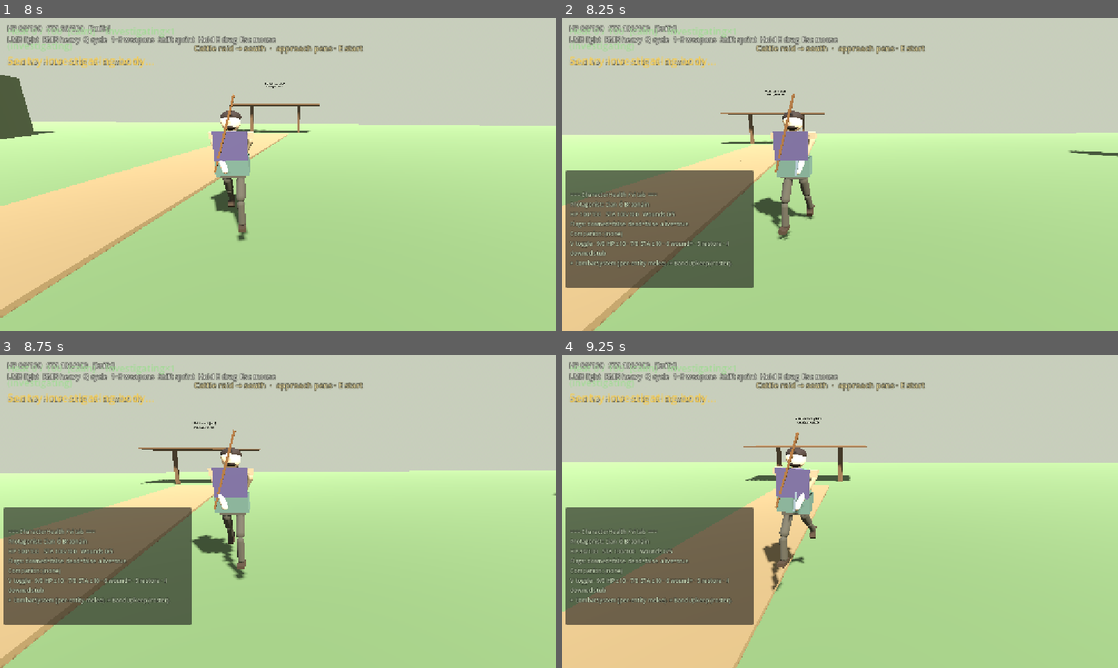
Above: before the commit, frames 1-4 (two rows, left to right).
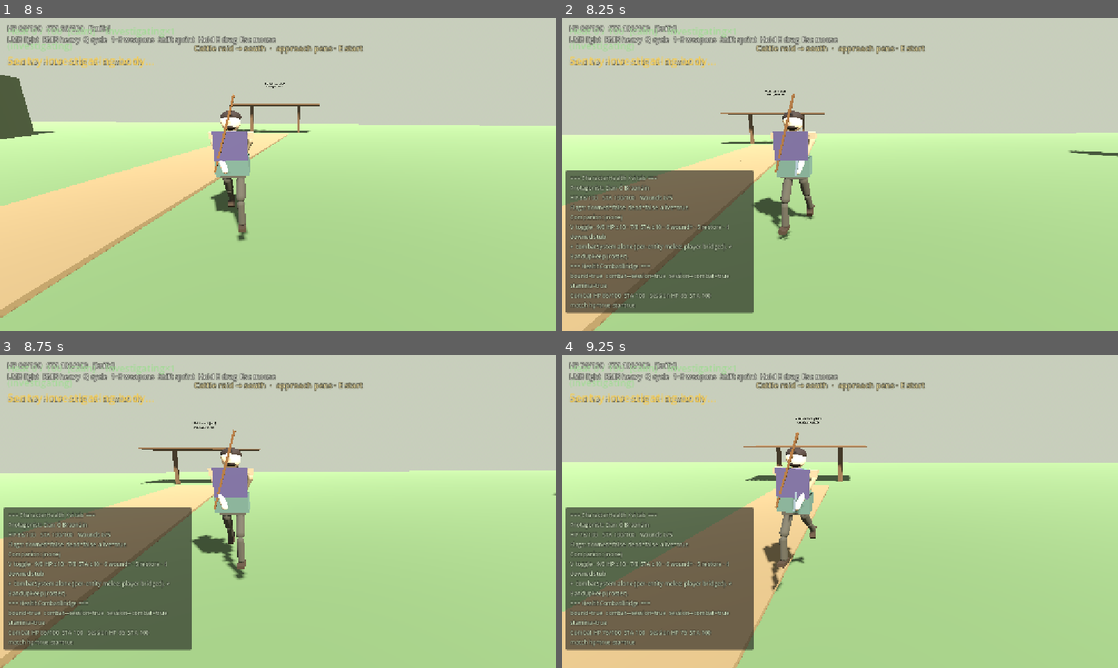
Above: after the commit, the same moments.

Repository: fortins4/devPlayground
Game: Godot game, scene res://scenes/main/main.tscn
Two runs of this game, one before a commit and one after it. Both use one fixed random seed, a clock stepped at 60 frames per second and the inputs below.
Inputs (mouse positions are in pixels of both pictures, inside the frame that each line leads up to):
- Up to frame 1 (8 s): tap Enter at 0.5 s; move the mouse to (305, 174) at 0.52 s; hold Right mouse button (attack_heavy) 0.53-1.28 s; hold W (move_forward) 0.53-5.78 s; click (305, 174) at 0.67 s; tap Space (jump) at 0.77, 1.52, 3.02, 3.77, 4.52, 6.02, 6.77, 7.52 s; move the mouse to (250, 174) at 1.27 s; click (250, 174) at 1.35 s; move the mouse to (289, 168) at 2.02 s; hold H (band_toggle) 2.03-2.78 s; move the mouse to (272, 180) at 2.77 s; tap Ctrl (crouch) at 2.85 s; click (272, 180) at 2.92 s; move the mouse to (316, 177) at 3.52 s; hold Q (cycle_weapon) 3.53-4.28 s; move the mouse to (233, 171) at 4.27 s; tap E (interact) at 4.35 s; move the mouse to (283, 174) at 5.02 s; hold Shift (sprint) 5.03-5.78 s; click (283, 174) at 5.17 s; move the mouse to (255, 168) at 5.77 s; hold D (move_right) 5.78-6.53 s; tap 3 (weapon_goad) at 5.85 s; move the mouse to (305, 174) at 6.52 s; hold 1 (weapon_hatchet) 6.53-7.28 s; hold W (move_forward) from 6.53 s (still down); move the mouse to (250, 174) at 7.27 s; tap 2 (weapon_knife) at 7.35 s; click (250, 174) at 7.42 s
- Up to frame 2 (8.25 s): keep holding W (move_forward); move the mouse to (851, 168) at 8.02 s; tap V at 8.1 s
- Up to frame 3 (8.75 s): keep holding W (move_forward)
- Up to frame 4 (9.25 s): move the mouse to (834, 517) at 8.77 s; release W (move_forward) at 8.78 s; hold A (move_left) from 8.78 s (still down); tap 9 at 8.85 s; tap Space (jump) at 9.02 s

Frame 1 is identical in both runs. In frame 2, 5.2% of the frame differs, in the area x 0-35%, y 50-95%; in frame 3, 5.1%; in frame 4, 5.1%.

Commit message:
feat(health): bridge CharacterHealth ↔ player CombatSystem
Add HealthCombatBridge (player-only) so melee damage/heals on the
player CombatSystem mirror into the CharacterHealth session autoload
(and optionally reverse for V-panel / heals). NPCs keep independent
CombatSystem vitals. Document API + F5 probe path; headless probe tool.

Diff:
--- a/scenes/characters/player/player.tscn
+++ b/scenes/characters/player/player.tscn
@@ -1,7 +1,8 @@
-[gd_scene load_steps=12 format=3 uid="uid://bq8riochtplayer01"]
+[gd_scene load_steps=13 format=3 uid="uid://bq8riochtplayer01"]
 
 [ext_resource type="Script" path="res://scripts/characters/player/player_controller.gd" id="1_player"]
 [ext_resource type="Script" path="res://systems/combat/combat_system.gd" id="2_combat"]
+[ext_resource type="Script" path="res://systems/health/health_combat_bridge.gd" id="4_bridge"]
 [ext_resource type="Script" path="res://scripts/characters/shared/kerne_locomotion.gd" id="3_loco"]
 
 [sub_resource type="CapsuleShape3D" id="CapsuleShape3D_body"]
@@ -91,6 +92,10 @@
 starting_weapon = 0
 enable_block = false
 
+[node name="HealthCombatBridge" type="Node" parent="."]
+script = ExtResource("4_bridge")
+; Player-only: mirrors CombatSystem ↔ CharacterHealth. Leave off NPCs.
+
 [node name="Hitbox" type="Area3D" parent="."]
 collision_layer = 8
 collision_mask = 4
--- a/scripts/autoload/character_health.gd
+++ b/scripts/autoload/character_health.gd
@@ -348,7 +348,7 @@
 	else:
 		lines.append("Companion: (none)")
 	lines.append("V toggle · 9/0 HP ±10 · 7/8 STA ±10 · 6 wound+ · 5 restore · 4 downed stub")
-	lines.append("≠ CombatSystem (per-entity melee). ≠ BandUpkeep (roster).")
+	lines.append("≠ CombatSystem alone (per-entity melee; player bridged). ≠ BandUpkeep (roster).")
 	return "\n".join(lines)
 
 
--- a/scripts/characters/player/player_controller.gd
+++ b/scripts/characters/player/player_controller.gd
@@ -1,5 +1,6 @@
 extends CharacterBody3D
 ## Third-person controller + hatchet-first combat wiring for the greybox slice.
+## HealthCombatBridge (sibling) mirrors player CombatSystem ↔ CharacterHealth.
 ## Crouch (Ctrl / C): lower capsule + camera, slower move, quieter footprint.
 ## Locomotion: procedural kerne joints via KerneLocomotion (walk/run/sprint/crouch/idle).
 
@@ -25,6 +26,7 @@
 @onready var pivot: Node3D = $CameraPivot
 @onready var camera: Camera3D = $CameraPivot/Camera3D
 @onready var combat: CombatSystem = $CombatSystem
+@onready var health_bridge: HealthCombatBridge = $HealthCombatBridge
 @onready var collision_shape: CollisionShape3D = $CollisionShape3D
 @onready var hurtbox_shape: CollisionShape3D = $Hurtbox/CollisionShape3D
 @onready var visual: Node3D = $Visual
--- a/scripts/ui/health_debug_hud.gd
+++ b/scripts/ui/health_debug_hud.gd
@@ -131,7 +131,21 @@
 func _refresh() -> void:
 	if label == null:
 		return
+	var text := ""
 	if CharacterHealth:
-		label.text = CharacterHealth.get_debug_text()
+		text = CharacterHealth.get_debug_text()
 	else:
-		label.text = "CharacterHealth autoload missing"
+		text = "CharacterHealth autoload missing"
+	var bridge := _find_player_bridge()
+	if bridge:
+		text += "\n" + bridge.get_debug_text()
+	label.text = text
+
+
+func _find_player_bridge() -> HealthCombatBridge:
+	if not is_inside_tree():
+		return null
+	var player := get_tree().get_first_node_in_group("player")
+	if player == null:
+		return null
+	return player.get_node_or_null("HealthCombatBridge") as HealthCombatBridge
--- /dev/null
+++ b/systems/health/health_combat_bridge.gd
@@ -0,0 +1,344 @@
+class_name HealthCombatBridge
+extends Node
+## Optional glue: player CombatSystem ↔ CharacterHealth (session vitals).
+##
+## Attach on the **player only**. NPCs keep independent CombatSystem HP/STA —
+## do not add this node to dummy / sentry / band scenes.
+##
+## Default: combat melee damage/heal mirrors into CharacterHealth for HUD/feel.
+## Optional reverse sync lets CharacterHealth debug keys / heals push back into
+## the bound CombatSystem without rewriting either system.
+
+signal bound_changed(is_bound: bool)
+signal synced(direction: StringName, hp: float, stamina: float)
+
+## Empty = auto-resolve sibling/parent `CombatSystem` (player layout).
+@export var combat_path: NodePath = NodePath("")
+@export var auto_bind_on_ready: bool = true
+## CombatSystem HP/STA changes → CharacterHealth (autoload).
+@export var sync_combat_to_session: bool = true
+## CharacterHealth changes → bound CombatSystem (optional reverse).
+@export var sync_session_to_combat: bool = true
+@export var sync_stamina: bool = true
+## On bind, copy combat max/current into CharacterHealth (session seeds from greybox).
+@export var seed_session_from_combat_on_bind: bool = true
+
+var _combat: CombatSystem
+var _bound: bool = false
+## Re-entrancy guard so combat↔session mirrors do not echo forever.
+var _echo: bool = false
+
+
+func _ready() -> void:
+	if auto_bind_on_ready:
+		call_deferred("bind_from_exports")
+
+
+func _exit_tree() -> void:
+	unbind()
+
+
+func bind_from_exports() -> bool:
+	var combat := _resolve_combat()
+	if combat == null:
+		push_warning("HealthCombatBridge: no CombatSystem found to bind")
+		return false
+	return bind_player_combat(combat)
+
+
+## Bind a player (or companion) CombatSystem to the CharacterHealth session bus.
+func bind_player_combat(combat: CombatSystem) -> bool:
+	if combat == null or not is_instance_valid(combat):
+		return false
+	if _bound and _combat == combat:
+		return true
+	unbind()
+	_combat = combat
+	_connect_combat(_combat)
+	_connect_session()
+	_bound = true
+	if seed_session_from_combat_on_bind:
+		push_combat_to_session()
+	bound_changed.emit(true)
+	return true
+
+
+## Convenience: find CombatSystem under an entity (CharacterBody3D) and bind it.
+func bind_player_entity(entity: Node) -> bool:
+	if entity == null:
+		return false
+	var combat := _find_combat_under(entity)
+	return bind_player_combat(combat)
+
+
+func unbind() -> void:
+	if _combat != null and is_instance_valid(_combat):
+		_disconnect_combat(_combat)
+	_disconnect_session()
+	_combat = null
+	if _bound:
+		_bound = false
+		bound_changed.emit(false)
+
+
+func is_bound() -> bool:
+	return _bound and _combat != null and is_instance_valid(_combat)
+
+
+func get_bound_combat() -> CombatSystem:
+	return _combat if is_bound() else null
+
+
+# --- Forward helpers (gameplay / probes) ---------------------------------------
+
+## Apply damage through CombatSystem (melee path). Session mirrors via signals
+## when sync_combat_to_session is on. If unbound, forwards to CharacterHealth only.
+func apply_damage(amount: float, from: Node = null, frontal: bool = true) -> float:
+	if amount <= 0.0:
+		return 0.0
+	if is_bound():
+		return _combat.apply_damage(amount, from, frontal)
+	if CharacterHealth:
+		return -CharacterHealth.modify_hp(-amount)
+	return 0.0
+
+
+## Heal HP on both surfaces when bound (combat + session). Soft-clears combat
+## is_dead if HP rises above 0 (stub — no full revive flow).
+func apply_heal(amount: float) -> float:
+	if amount <= 0.0:
+		return 0.0
+	if not is_bound():
+		if CharacterHealth:
+			return CharacterHealth.modify_hp(amount)
+		return 0.0
+	_echo = true
+	var before := _combat.health
+	_combat.health = minf(_combat.max_health, _combat.health + amount)
+	var dealt := _combat.health - before
+	if _combat.health > 0.0 and _combat.is_dead:
+		_combat.is_dead = false
+	_combat.health_changed.emit(_combat.health, _combat.max_health)
+	if CharacterHealth and sync_combat_to_session:
+		CharacterHealth.set_hp(_combat.health)
+		if _combat.health > 0.0 and (CharacterHealth.is_downed or CharacterHealth.is_dead):
+			CharacterHealth.revive(false)
+	_echo = false
+	synced.emit(&"heal", _combat.health, _combat.stamina if sync_stamina else -1.0)
+	return dealt
+
+
+## Push current combat vitals into CharacterHealth (one-shot).
+func push_combat_to_session() -> void:
+	if not is_bound() or CharacterHealth == null:
+		return
+	_echo = true
+	if sync_combat_to_session:
+		CharacterHealth.set_max_hp(_combat.max_health, false)
+		CharacterHealth.set_hp(_combat.health)
+		if sync_stamina:
+			CharacterHealth.set_max_stamina(_combat.max_stamina, false)
+			CharacterHealth.set_stamina(_combat.stamina)
+		if _combat.is_dead or _combat.health <= 0.0:
+			CharacterHealth.set_downed(true, true)
+	_echo = false
+	synced.emit(&"combat_to_session", _combat.health, _combat.stamina)
+
+
+## Push CharacterHealth vitals into the bound CombatSystem (one-shot).
+func push_session_to_combat() -> void:
+	if not is_bound() or CharacterHealth == null:
+		return
+	_echo = true
+	if sync_session_to_combat:
+		_combat.max_health = CharacterHealth.get_max_hp()
+		_combat.health = CharacterHealth.get_hp()
+		if sync_stamina:
+			_combat.max_stamina = CharacterHealth.get_max_stamina()
+			_combat.stamina = CharacterHealth.get_stamina()
+		if CharacterHealth.get_is_dead() or CharacterHealth.get_hp() <= 0.0:
+			_combat.is_dead = true
+		elif _combat.health > 0.0:
+			_combat.is_dead = false
+		_combat.health_changed.emit(_combat.health, _combat.max_health)
+		_combat.stamina_changed.emit(_combat.stamina, _combat.max_stamina)
+	_echo = false
+	synced.emit(&"session_to_combat", _combat.health, _combat.stamina)
+
+
+# --- Debug --------------------------------------------------------------------
+
+func to_debug_dict() -> Dictionary:
+	return {
+		"bound": is_bound(),
+		"sync_combat_to_session": sync_combat_to_session,
+		"sync_session_to_combat": sync_session_to_combat,
+		"sync_stamina": sync_stamina,
+		"combat_hp": _combat.health if is_bound() else -1.0,
+		"combat_max_hp": _combat.max_health if is_bound() else -1.0,
+		"combat_sta": _combat.stamina if is_bound() else -1.0,
+		"session_hp": CharacterHealth.hp if CharacterHealth else -1.0,
+		"session_sta": CharacterHealth.stamina if CharacterHealth else -1.0,
+		"hp_match": _hp_match(),
+		"sta_match": _sta_match(),
+	}
+
+
+func get_debug_text() -> String:
+	var d := to_debug_dict()
+	var lines: PackedStringArray = PackedStringArray()
+	lines.append("=== HealthCombatBridge ===")
+	lines.append(
+		"bound=%s  combat→session=%s  session→combat=%s  stamina=%s" % [
+			str(d["bound"]),
+			str(d["sync_combat_to_session"]),
+			str(d["sync_session_to_combat"]),
+			str(d["sync_stamina"]),
+		]
+	)
+	if bool(d["bound"]):
+		lines.append(
+			"Combat HP %.0f/%.0f  STA %.0f   Session HP %.0f  STA %.0f" % [
+				float(d["combat_hp"]), float(d["combat_max_hp"]), float(d["combat_sta"]),
+				float(d["session_hp"]), float(d["session_sta"]),
+			]
+		)
+		lines.append(
+			"match hp=%s sta=%s" % [str(d["hp_match"]), str(d["sta_match"])]
+		)
+	else:
+		lines.append("(unbound — NPCs stay on CombatSystem only)")
+	return "\n".join(lines)
+
+
+# --- Internals ----------------------------------------------------------------
+
+func _resolve_combat() -> CombatSystem:
+	if combat_path != NodePath(""):
+		var node := get_node_or_null(combat_path)
+		if node is CombatSystem:
+			return node as CombatSystem
+	var parent := get_parent()
+	if parent:
+		var under := _find_combat_under(parent)
+		if under:
+			return under
+	return _find_combat_under(self)
+
+
+func _find_combat_under(node: Node) -> CombatSystem:
+	if node == null:
+		return null
+	if node is CombatSystem:
+		return node as CombatSystem
+	var child := node.get_node_or_null("CombatSystem")
+	if child is CombatSystem:
+		return child as CombatSystem
+	for c in node.get_children():
+		if c is CombatSystem:
+			return c as CombatSystem
+	return null
+
+
+func _connect_combat(combat: CombatSystem) -> void:
+	if not combat.health_changed.is_connected(_on_combat_health):
+		combat.health_changed.connect(_on_combat_health)
+	if not combat.stamina_changed.is_connected(_on_combat_stamina):
+		combat.stamina_changed.connect(_on_combat_stamina)
+	if not combat.died.is_connected(_on_combat_died):
+		combat.died.connect(_on_combat_died)
+
+
+func _disconnect_combat(combat: CombatSystem) -> void:
+	if combat.health_changed.is_connected(_on_combat_health):
+		combat.health_changed.disconnect(_on_combat_health)
+	if combat.stamina_changed.is_connected(_on_combat_stamina):
+		combat.stamina_changed.disconnect(_on_combat_stamina)
+	if combat.died.is_connected(_on_combat_died):
+		combat.died.disconnect(_on_combat_died)
+
+
+func _connect_session() -> void:
+	if CharacterHealth == null:
+		return
+	if not CharacterHealth.health_changed.is_connected(_on_session_health):
+		CharacterHealth.health_changed.connect(_on_session_health)
+	if sync_stamina and not CharacterHealth.stamina_changed.is_connected(_on_session_stamina):
+		CharacterHealth.stamina_changed.connect(_on_session_stamina)
+
+
+func _disconnect_session() -> void:
+	if CharacterHealth == null:
+		return
+	if CharacterHealth.health_changed.is_connected(_on_session_health):
+		CharacterHealth.health_changed.disconnect(_on_session_health)
+	if CharacterHealth.stamina_changed.is_connected(_on_session_stamina):
+		CharacterHealth.stamina_changed.disconnect(_on_session_stamina)
+
+
+func _on_combat_health(current: float, maximum: float) -> void:
+	if _echo or not sync_combat_to_session or CharacterHealth == null:
+		return
+	_echo = true
+	if not is_equal_approx(CharacterHealth.get_max_hp(), maximum):
+		CharacterHealth.set_max_hp(maximum, false)
+	CharacterHealth.set_hp(current)
+	_echo = false
+	synced.emit(&"combat_to_session", current, CharacterHealth.stamina if CharacterHealth else -1.0)
+
+
+func _on_combat_stamina(current: float, maximum: float) -> void:
+	if _echo or not sync_combat_to_session or not sync_stamina or CharacterHealth == null:
+		return
+	_echo = true
+	if not is_equal_approx(CharacterHealth.get_max_stamina(), maximum):
+		CharacterHealth.set_max_stamina(maximum, false)
+	CharacterHealth.set_stamina(current)
+	_echo = false
+
+
+func _on_combat_died(_victim: Node) -> void:
+	if _echo or not sync_combat_to_session or CharacterHealth == null:
+		return
+	_echo = true
+	CharacterHealth.set_hp(0.0)
+	CharacterHealth.set_downed(true, true)
+	_echo = false
+
+
+func _on_session_health(current: float, maximum: float) -> void:
+	if _echo or not sync_session_to_combat or not is_bound():
+		return
+	_echo = true
+	_combat.max_health = maximum
+	_combat.health = current
+	if current <= 0.0:
+		if not _combat.is_dead:
+			_combat.is_dead = true
+	elif _combat.is_dead:
+		_combat.is_dead = false
+	_combat.health_changed.emit(_combat.health, _combat.max_health)
+	_echo = false
+	synced.emit(&"session_to_combat", current, _combat.stamina)
+
+
+func _on_session_stamina(current: float, maximum: float) -> void:
+	if _echo or not sync_session_to_combat or not sync_stamina or not is_bound():
+		return
+	_echo = true
+	_combat.max_stamina = maximum
+	_combat.stamina = current
+	_combat.stamina_changed.emit(_combat.stamina, _combat.max_stamina)
+	_echo = false
+
+
+func _hp_match() -> bool:
+	if not is_bound() or CharacterHealth == null:
+		return false
+	return is_equal_approx(_combat.health, CharacterHealth.hp)
+
+
+func _sta_match() -> bool:
+	if not sync_stamina or not is_bound() or CharacterHealth == null:
+		return not sync_stamina
+	return is_equal_approx(_combat.stamina, CharacterHealth.stamina)
--- /dev/null
+++ b/tools/probe_health_combat_bridge.gd
@@ -0,0 +1,77 @@
+extends SceneTree
+## Headless / Remote probe for HealthCombatBridge (CharacterHealth ↔ CombatSystem).
+##
+## Usage (Godot 4.4+, from repo root):
+##   godot --headless --path . --script res://tools/probe_health_combat_bridge.gd
+##
+## No Godot binary in CI agents — after F5, in Editor Remote:
+##   var b = get_tree().get_first_node_in_group("player").get_node("HealthCombatBridge")
+##   print(b.get_debug_text()); b.apply_damage(14.0); print(b.get_debug_text())
+## Or press V (CharacterHealth panel) and take a hit from the dummy — HP should match.
+
+func _initialize() -> void:
+	call_deferred("_run")
+
+
+func _run() -> void:
+	await process_frame
+	await process_frame
+	print("PROBE_HEALTH_COMBAT_BRIDGE start")
+	if CharacterHealth == null:
+		push_error("PROBE_FAIL CharacterHealth autoload missing")
+		quit(1)
+		return
+
+	# Synthetic CombatSystem (no scene) — proves bind + mirror without F5 world.
+	var combat := CombatSystem.new()
+	combat.name = "CombatSystem"
+	combat.max_health = 100.0
+	combat.health = 100.0
+	combat.max_stamina = 100.0
+	combat.stamina = 100.0
+	var probe_player := Node.new()
+	probe_player.name = "ProbePlayer"
+	probe_player.add_child(combat)
+	var bridge := HealthCombatBridge.new()
+	bridge.name = "HealthCombatBridge"
+	bridge.auto_bind_on_ready = false
+	bridge.sync_combat_to_session = true
+	bridge.sync_session_to_combat = true
+	bridge.sync_stamina = true
+	bridge.seed_session_from_combat_on_bind = true
+	probe_player.add_child(bridge)
+	root.add_child(probe_player)
+
+	await process_frame
+	if not bridge.bind_player_combat(combat):
+		push_error("PROBE_FAIL bind_player_combat")
+		quit(1)
+		return
+	print(bridge.get_debug_text())
+	var d0: Dictionary = bridge.to_debug_dict()
+	if not bool(d0.get("bound", false)) or not bool(d0.get("hp_match", false)):
+		push_error("PROBE_FAIL after bind match=%s" % str(d0))
+		quit(1)
+		return
+
+	var dealt: float = bridge.apply_damage(14.0)
+	print("apply_damage(14) dealt=", dealt, " combat.hp=", combat.health, " session.hp=", CharacterHealth.hp)
+	if not is_equal_approx(combat.health, CharacterHealth.hp):
+		push_error("PROBE_FAIL combat→session HP mismatch")
+		quit(1)
+		return
+
+	CharacterHealth.modify_hp(10.0)
+	await process_frame
+	print("session modify_hp(+10) combat.hp=", combat.health, " session.hp=", CharacterHealth.hp)
+	if not is_equal_approx(combat.health, CharacterHealth.hp):
+		push_error("PROBE_FAIL session→combat HP mismatch")
+		quit(1)
+		return
+
+	var healed: float = bridge.apply_heal(5.0)
+	print("apply_heal(5) healed=", healed, " hp=", combat.health)
+	print(bridge.get_debug_text())
+	print("CharacterHealth.to_debug_dict hp=", CharacterHealth.to_debug_dict().get("hp"))
+	print("PROBE_HEALTH_COMBAT_BRIDGE_OK")
+	quit(0)
Not shown, changed: README.md
Not shown, changed: systems/combat/README.md
Not shown, changed: systems/health/README.md
